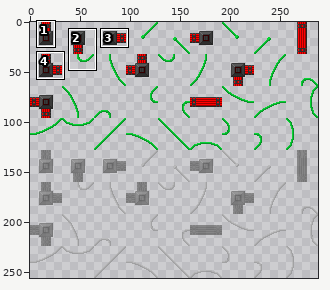
Two versions of one sprite sheet, UnityProject/Assets/Textures/under floors/Power_Cond/power_cond_high.png. Above, an overview of the earlier version with the close-up marked.
Close-up. Earlier state:
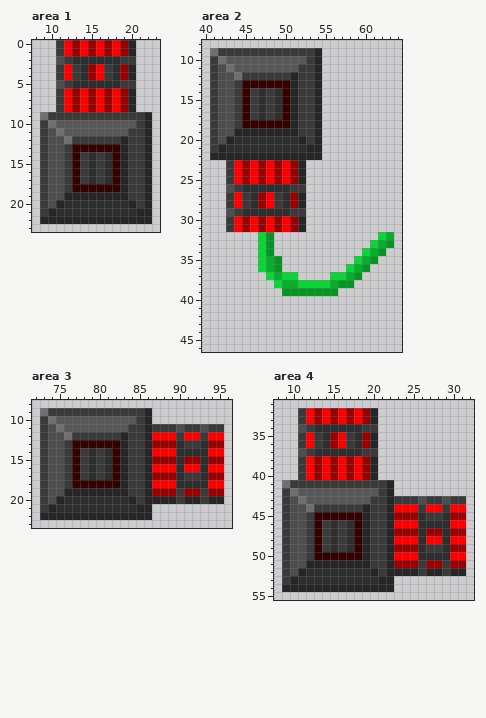
The file is 288x256 pixels. Colours within 5 levels of each other are drawn and written as one. Shown: area 1: x 8..23, y 0..23; area 2: x 40..64, y 8..46; area 3: x 72..96, y 8..23; area 4: x 8..32, y 31..55. The commit also changed other parts of the picture, which this record leaves out.
Once edited:
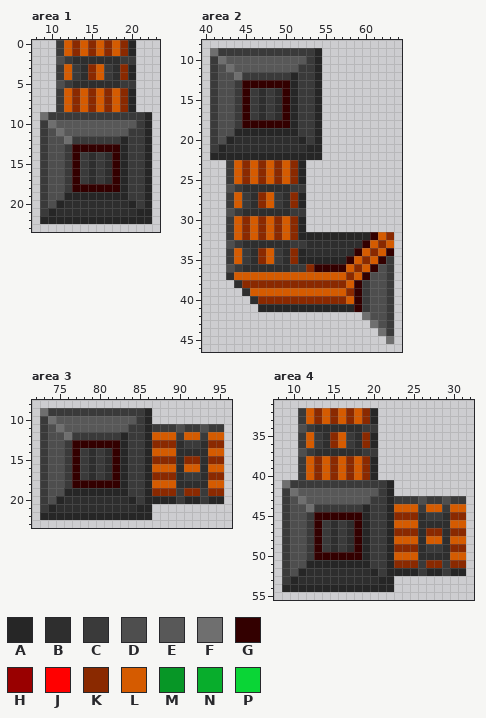
Palette (. is transparent): A #262626  B #2e2e2e  C #3a3a3a  D #4e4e4e  E #585858  F #6f6f6f  G #330000  H #990000  J #ff0000  K #8a2900  L #d55b00  M #079626  N #08ad2c  P #0ad536
The edit:
Area 1:
y 0..1: x 12..19 JHJHJHJH -> LKLKLKLK
y 3..4: x 12 J -> L; x 15..16 HJ -> KL; x 19 H -> K
y 6..8: x 12..19 JHJHJHJH -> LKLKLKLK
Area 2:
y 23..25: x 44..51 JHJHJHJH -> LKLKLKLK
y 27..28: x 44 J -> L; x 47..48 HJ -> KL; x 51 H -> K
y 30..31: x 44..51 JHJHJHJH -> LKLKLKLK
y 32: x 43..63 ....PM.............PN -> CLKLKLKLKAAAAAAAAAGLK
y 33: x 43..63 ....PM............PNM -> DCBBBBBBCCBBBBBBBGLKL
y 34: x 43..63 ....PM...........PNM. -> CLCBKLCBKABBBBBBGLKLG
y 35: x 43..63 ....PNM.........PNM.. -> CLCBKLCBKAAAAAAGLKLGC
y 36: x 43..63 ....PNM........PNM... -> DCBBBBBBCCKGGGGLKLGDC
y 37: x 43..63 .....PNPP....PPNM.... -> BLLLLLLLLLLLLLLKLGDDC
y 38: x 44..63 .....PNNPPPPNMM..... -> BKKKKKKKKKKKKKLGCDDC
y 39: x 45..63 .....MMMMMMM....... -> BLLLLLLLLLLLLKGCDDC
y 40: x 46..63 .................. -> BKKKKKKKKKKKLGCDDC
y 41: x 47..63 ................. -> AAAAAAAAAAAAGCDDC
y 42: x 60..63 .... -> FDDC
y 43: x 61..63 ... -> FDC
y 44: x 62..63 .. -> FC
y 45: x 63 . -> F
Area 3:
y 12: x 87..89 JJJ -> LLL; x 91..92 JJ -> LL; x 94..95 JJ -> LL
y 13: x 87..89 HHH -> KKK; x 94..95 HH -> KK
y 14: x 87..89 JJJ -> LLL; x 94..95 JJ -> LL
y 15: x 87..89 HHH -> KKK; x 91..92 HH -> KK; x 94..95 HH -> KK
y 16: x 87..89 JJJ -> LLL; x 91..92 JJ -> LL; x 94..95 JJ -> LL
y 17: x 87..89 HHH -> KKK; x 94..95 HH -> KK
y 18: x 87..89 JJJ -> LLL; x 94..95 JJ -> LL
y 19: x 87..89 HHH -> KKK; x 91..92 HH -> KK; x 94..95 HH -> KK
Area 4:
y 32..33: x 12..19 JHJHJHJH -> LKLKLKLK
y 35..36: x 12 J -> L; x 15..16 HJ -> KL; x 19 H -> K
y 38..40: x 12..19 JHJHJHJH -> LKLKLKLK
y 44: x 23..25 JJJ -> LLL; x 27..28 JJ -> LL; x 30..31 JJ -> LL
y 45: x 23..25 HHH -> KKK; x 30..31 HH -> KK
y 46: x 23..25 JJJ -> LLL; x 30..31 JJ -> LL
y 47: x 23..25 HHH -> KKK; x 27..28 HH -> KK; x 30..31 HH -> KK
y 48: x 23..25 JJJ -> LLL; x 27..28 JJ -> LL; x 30..31 JJ -> LL
y 49: x 23..25 HHH -> KKK; x 30..31 HH -> KK
y 50: x 23..25 JJJ -> LLL; x 30..31 JJ -> LL
y 51: x 23..25 HHH -> KKK; x 27..28 HH -> KK; x 30..31 HH -> KK
